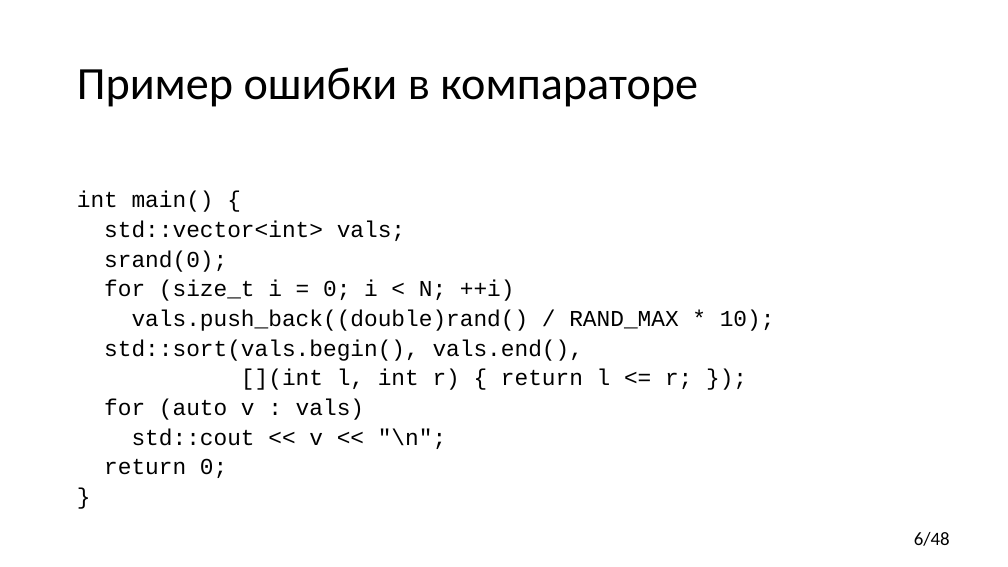
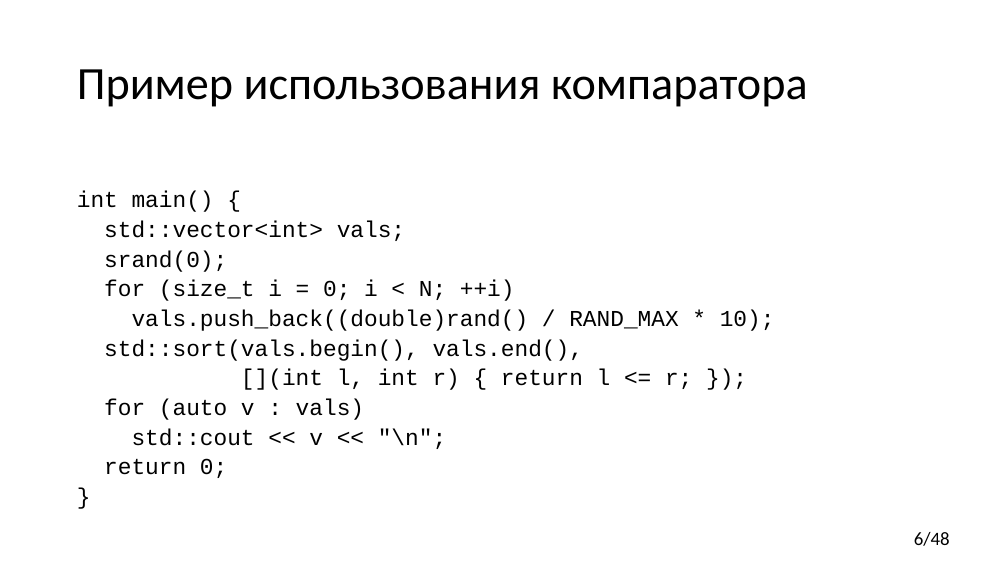
Before and after one commit to yugr/CppRussia, a slide deck: slide 6 of 2023/RU.pptx. Drawn at 1008x567 pixels with LibreOffice and Linux fonts; fonts in the diff are those of the drawing. Boxes give left, top, right and bottom in pixels: in the first picture for what was removed or moved away, otherwise in the second. Text is boxed around its words. In the diff, an @@ line names an element or a change of style, - is before the commit and + after.

```diff
--- a/2023/RU.pptx
+++ b/2023/RU.pptx
@@ title at (x1=77, y1=69, x2=808, y2=107): text changed @@
-Пример ошибки в компараторе
+Пример использования компаратора
```
Also in this commit, not shown: 4 other slides changed.
